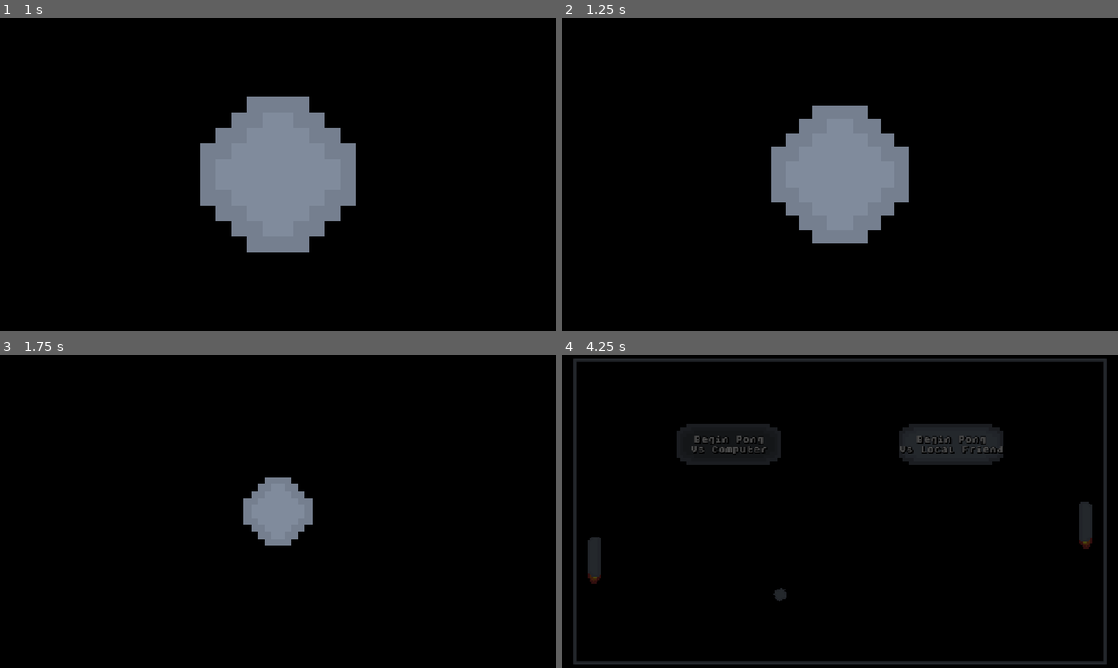
Above: before the commit, frames 1-4 (two rows, left to right).
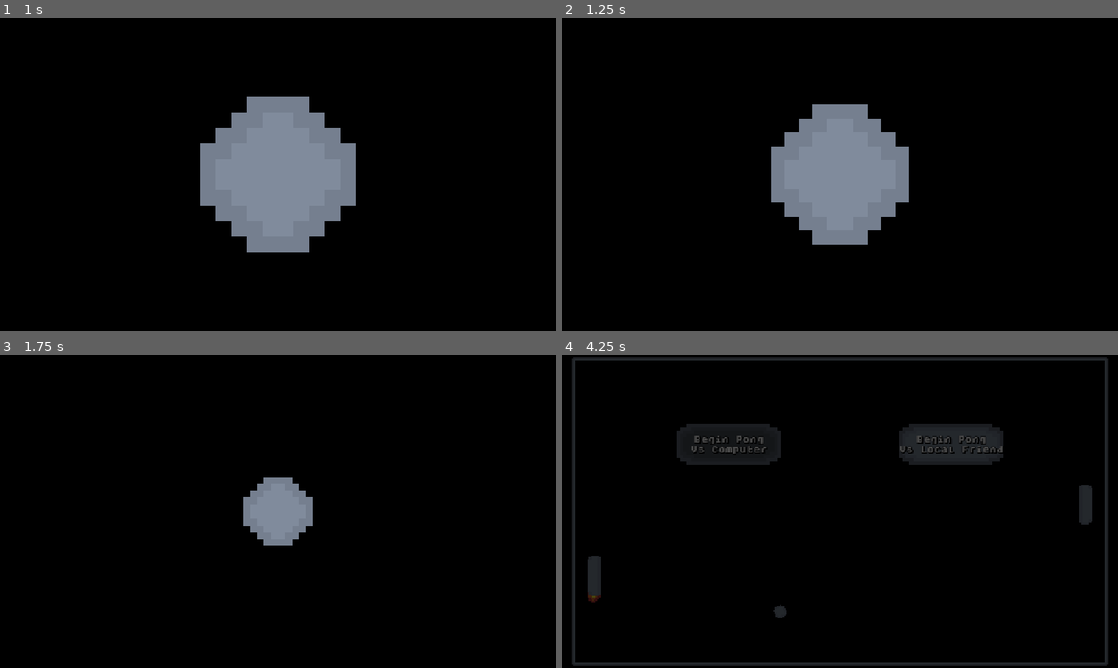
Above: after the commit, the same moments.

Repository: where-fore/pong
Game: Godot game, scene res://scenes/main_menu.tscn
Two runs of this game, one before a commit and one after it. Both use one fixed random seed, a clock stepped at 60 frames per second and the inputs below.
Inputs (mouse positions are in pixels of both pictures, inside the frame that each line leads up to):
- Up to frame 1 (1 s): tap Enter (start_game) at 0.5, 0.6 s; move the mouse to (400, 158) at 0.52 s; hold E (move_up) from 0.53 s (still down)
- Up to frame 2 (1.25 s): keep holding E (move_up)
- Up to frame 3 (1.75 s): move the mouse to (166, 527) at 1.27 s; release E (move_up) at 1.28 s; hold S (move_down) from 1.28 s (still down); tap Enter (start_game) at 1.35 s
- Up to frame 4 (4.25 s): move the mouse to (895, 442) at 2.02 s; release S (move_down) at 2.03 s; hold E (move_up) 2.03-3.5 s; tap Enter (start_game) at 2.1, 2.85 s; move the mouse to (812, 574) at 2.77 s; click "Begin Pong Vs Computer" at 3.5 s

Frame 1 is identical in both runs. In frame 2, 0.2% of the frame differs, in the area x 40-60%, y 27-73%; in frame 3, less than 0.1%; in frame 4, 3.4%, in the area x 1-99%, y 0-100%.

Commit message:
minor polish
paddle bounces a bit better, ai paddle doesn't jitter, opener looks a little better with the new bouncy paddle

Diff:
--- a/project/scripts/main_menu_camera.gd
+++ b/project/scripts/main_menu_camera.gd
@@ -3,7 +3,7 @@
 var pan_amount = 60
 var pan_time = 12
 
-var first_zoom_time = 3.8
+var first_zoom_time = 3.9
 var original_zoom = Vector2(0.95, 0.95)
 var zoom_amount = 1.10
 var zoom_time = 6
--- a/project/scripts/paddle.gd
+++ b/project/scripts/paddle.gd
@@ -2,13 +2,14 @@
 
 var paddle_speed_factor = 500
 @onready var screen_height = get_viewport_rect().size.y
+@onready var screen_middle = screen_height/2
 @onready var paddle_height = $CollisionShape2D.shape.get_rect().size.y
 @onready var min_screen_can_travel = paddle_height/2
 @onready var max_screen_can_travel = (screen_height - paddle_height/2)
 var paddle_disabled_on_collision_for = 0.75 #this is also referenced in the bounce fx
 var velocity = Vector2.ZERO
 var ball_to_track:Node2D = null
-@onready var y_to_go_to = screen_height/2 #instantiated to center
+@onready var y_to_go_to = screen_middle
 var reaction_time_min = 0.1 #seconds
 var reaction_time_max = 0.25
 
@@ -58,8 +59,10 @@
 
 func shake_paddle(ball_speed:float):
 	#these numbers just felt good, no real math
+
 	#600 is the ball starting speed at time of comment writing though
-	var x_movement = 7 + max(0, (ball_speed-600) / 28)
+	var x_movement_baseline = 7
+	var x_movement = x_movement_baseline + max(0, (ball_speed-600) / 40)
 
 	#reverse the direction if facing the other way, of course
 	if self.is_in_group("Right Paddle"): x_movement *= -1
@@ -74,9 +77,10 @@
 	await tween.finished
 
 	#uses collision disable timer, cause that makes sense to me - could use a regular magic number
-	var reset_time = paddle_disabled_on_collision_for - impact_time
+	var reset_time = (paddle_disabled_on_collision_for - impact_time) + 0.7
 	tween = create_tween()
-	tween.set_trans(Tween.TRANS_LINEAR)
+	tween.set_trans(Tween.TRANS_ELASTIC)
+	tween.set_ease(Tween.EASE_OUT)
 	tween.tween_property(self, "position:x", original_position, reset_time)
 
 
@@ -119,7 +123,7 @@
 			#track_ball_endpoint_at_current_velocity()
 
 	#go to my goal
-	#with a lil 2px padding to clean up floating point issues
+	#with a lil padding to clean up floating point issues
 	if y_to_go_to-2 > position.y:
 		velocity.y = 1
 	elif y_to_go_to+2 < position.y:
@@ -135,33 +139,40 @@
 	#track a ball
 	if not ball_to_track: ball_to_track = get_tree().get_first_node_in_group("Ball")
 
-	#if the ball is to the right of the paddle, and is moving right, go to center
+	#if the ball is to the right of the paddle, and is moving right; go to center
 	if ball_to_track.position.x > position.x and ball_to_track.velocity.x > 0:
-		set_goal_to_new_y(360)
-	#if the ball is to the left of the paddle, and is moving left, go to center
+		y_to_go_to = y_coordinate_into_goal(screen_middle)
+
+	#if the ball is to the left of the paddle, and is moving left; go to center
 	elif ball_to_track.position.x < position.x and ball_to_track.velocity.x < 0:
-		set_goal_to_new_y(360)
+		y_to_go_to = y_coordinate_into_goal(screen_middle)
+
 	#otherwise, go catch the ball
 	else:
 		var x_ball_will_travel = position.x - ball_to_track.position.x
 		var time_to_reach_x = x_ball_will_travel/ball_to_track.velocity.x
 		var y_at_current_speed = ball_to_track.velocity.y * time_to_reach_x + ball_to_track.position.y
 
-		set_goal_to_new_y(y_at_current_speed)
+		y_to_go_to = y_coordinate_into_goal(y_at_current_speed)
 
 
-func set_goal_to_new_y(y_value: float):
+func y_coordinate_into_goal(y_value: float) -> int:
+	#returns a rounded int of a y coordinate that is somewhere on screen
+	#and somewhere randomly non-centered on the paddle
+
 	#move the goal a bit from the center of the paddle (for angular action)
 	#size/2 is the furthest end point, so somewhere between center and that
-	#okay /2 is too pixel perfect
-	var offset_range = paddle_height/2.5
+	#okay /2 is too pixel perfect... bigger denominator
+	var offset_range = paddle_height/2.3
 	#could change this to a normal distribution, centering on 75%?
 	var impact_point_offset = randf_range(-offset_range,offset_range)
 
-	y_to_go_to = y_value + impact_point_offset
+	var goal = y_value + impact_point_offset
 	#clamp to screen size, so it doesn't keep moving at edge of screen
-	if y_to_go_to > max_screen_can_travel: y_to_go_to = max_screen_can_travel
-	if y_to_go_to < min_screen_can_travel: y_to_go_to = min_screen_can_travel
+	if goal > max_screen_can_travel: goal = max_screen_can_travel
+	if goal < min_screen_can_travel: goal = min_screen_can_travel
+	roundi(goal)
+	return goal
 
 
 func _on_ai_event():
Not shown, changed: pong to do.txt
